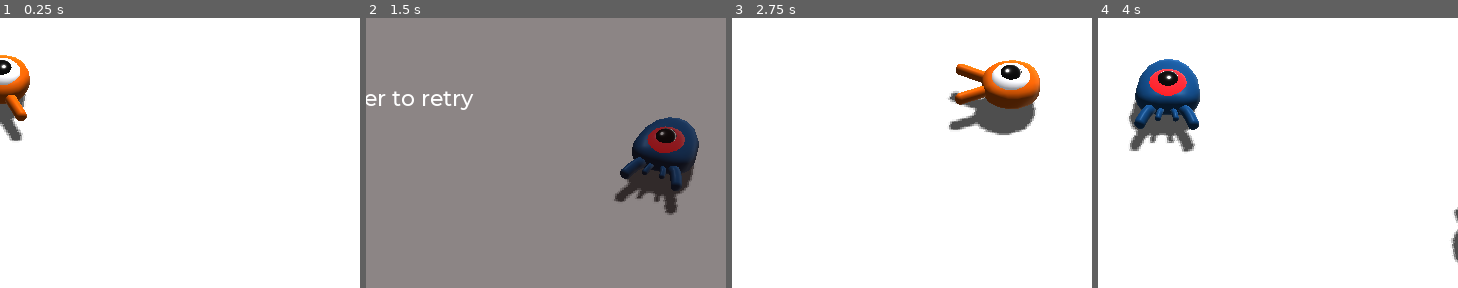
Above: before the commit, frames 1-4 (left to right).
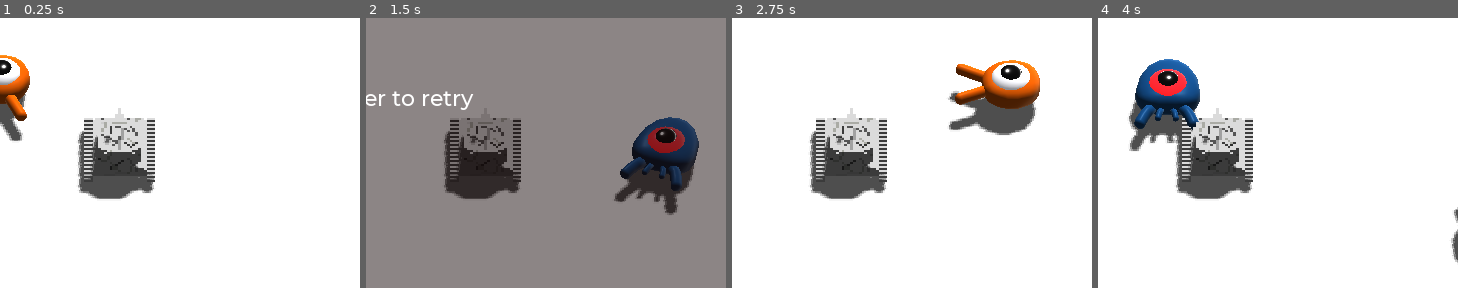
Above: after the commit, the same moments.

Repository: andreaszdw/test-godot
Game: Godot game, scene res://Main.tscn
Two runs of this game, one before a commit and one after it. Both use one fixed random seed, a clock stepped at 60 frames per second and the inputs below.
Inputs:
- Up to frame 1 (0.25 s): no input
- Up to frame 2 (1.5 s): tap Enter (ui_accept) at 0.5 s; hold D (move_right) 0.53-1.28 s; tap Shift (jump) at 0.77 s; hold S (move_back) from 1.28 s (still down)
- Up to frame 3 (2.75 s): tap Shift (jump) at 1.52 s; tap Enter (ui_accept) at 2 s; release S (move_back) at 2.03 s; hold D (move_right) from 2.03 s (still down)
- Up to frame 4 (4 s): release D (move_right) at 2.78 s; hold W (move_forward) 2.78-3.53 s; tap Shift (jump) at 3.02, 3.77 s; hold A (move_left) from 3.53 s (still down)
The pictures show only the part of the screen within x 50-100%, y 35-85%; the shares and areas given below are measured in that part.

The runs differ from the first frame. In frame 1, 6.1% of the frame differs, in the area x 21-44%, y 33-68%; in frame 2, 4.0%; in frame 3, 6.1%; in frame 4, 5.8%.

Commit message:
add tnk to scene

Diff:
--- a/3d/Main.tscn
+++ b/3d/Main.tscn
@@ -1,10 +1,11 @@
-[gd_scene load_steps=13 format=2]
+[gd_scene load_steps=14 format=2]
 
 [ext_resource path="res://Player.tscn" type="PackedScene" id=1]
 [ext_resource path="res://Main.gd" type="Script" id=2]
 [ext_resource path="res://Mob.tscn" type="PackedScene" id=3]
 [ext_resource path="res://ScoreLabel.gd" type="Script" id=4]
 [ext_resource path="res://fonts/Montserrat-Medium.ttf" type="DynamicFontData" id=5]
+[ext_resource path="res://Tank.tscn" type="PackedScene" id=6]
 
 [sub_resource type="BoxShape" id=1]
 extents = Vector3( 30, 1, 30 )
@@ -126,5 +127,8 @@
 margin_bottom = 14.0
 text = "Press Enter to retry"
 
+[node name="Tank" parent="." instance=ExtResource( 6 )]
+transform = Transform( 1, 0, 0, 0, 1, 0, 0, 0, 1, 4.15764, 0.250687, 3.23671 )
+
 [connection signal="hit" from="Player" to="." method="_on_Player_hit"]
 [connection signal="timeout" from="MobTimer" to="." method="_on_MobTimer_timeout"]
